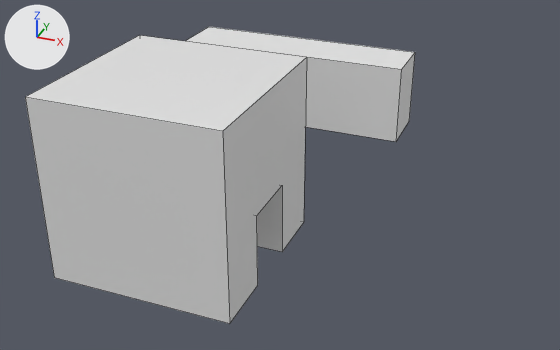
Renders of the Blender file BLENDER/simple house model/smallhouse.blend from each side of a commit.
Camera for both pictures: a 50 mm lens placed at (10.97, -18.85, 11.01), pointed at (2.5, 2.06, -0.79). Lighting does not change. The marker at upper left points along +X, +Y and +Z. Mesh edges are drawn as thin lines.
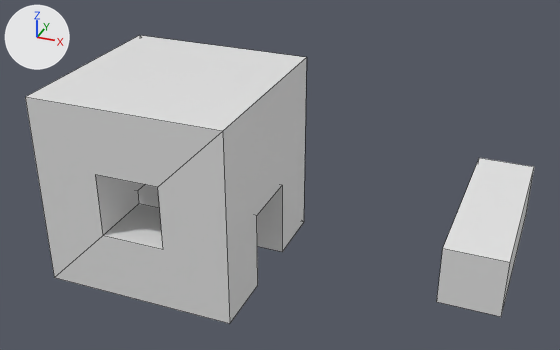
Commit message: boolean modefier difference operation for window

The change, as a diff of the scene's bpy script:
```diff
--- a/BLENDER/simple house model/smallhouse.blend.py
+++ b/BLENDER/simple house model/smallhouse.blend.py
@@ me_cube @@
 # used by ob_cube; location = (0.0, 0.0, 0.0); scale = (3.01, 3.01, 3.01)
-me_cube.from_pydata(...)  # 16 vertices, 10 faces; spans x -1.0..1.0, y -1.0..1.0, z -1.0..1.0
+me_cube.from_pydata(...)  # 32 vertices, 18 faces; spans x -1.0..1.0, y -1.0..1.0, z -1.0..1.0
+# me_cube part 1
+# 5 faces are deleted
+# 10 vertices are added at x -0.33..0.33, y -1.0..1.0, z -0.33..0.33
+# 6 new vertices lie (0.66, 0.0, 0.0) away from vertices in x -0.33, y -1.0..1.0, z -0.33..0.33
+# 13 new faces join them
 me_cube.materials.append(mat_material)
@@ ob_cube_001 @@
 ob_cube_001 = bpy.data.objects.new('Cube.001', me_cube_001)
-ob_cube_001.location = (1.09, 7.31, 0.44)
-ob_cube_001.scale = (4.21, 1.0, 1.37)
+ob_cube_001.location = (9.08, 4.78, -2.9)
+ob_cube_001.scale = (1.0, 3.35, 1.0)
```

Boxes [x1, y1, x2, y2] around the edits, measured in the pictures (560 x 350 px):
'Cube.001', moved, rescaled (57% narrower, 38% taller)
    before: [186, 27, 415, 142]
    after: [437, 158, 534, 317]
part 1 of me_cube, built on
    both: [25, 97, 282, 324]
